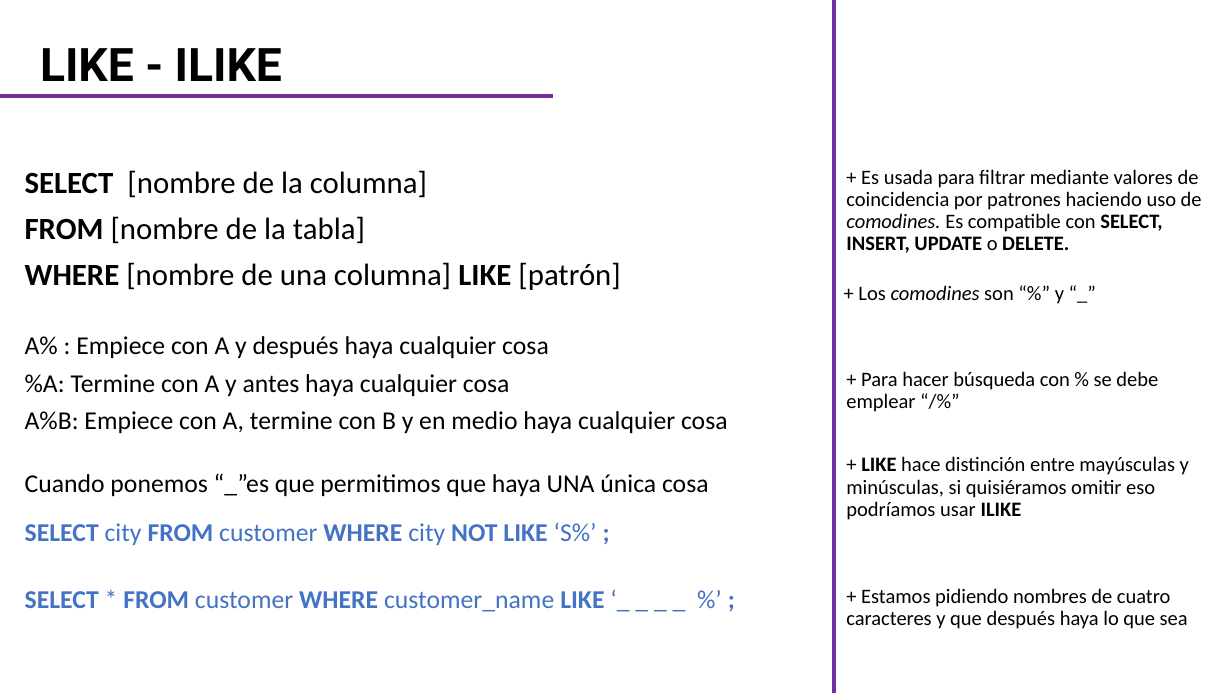
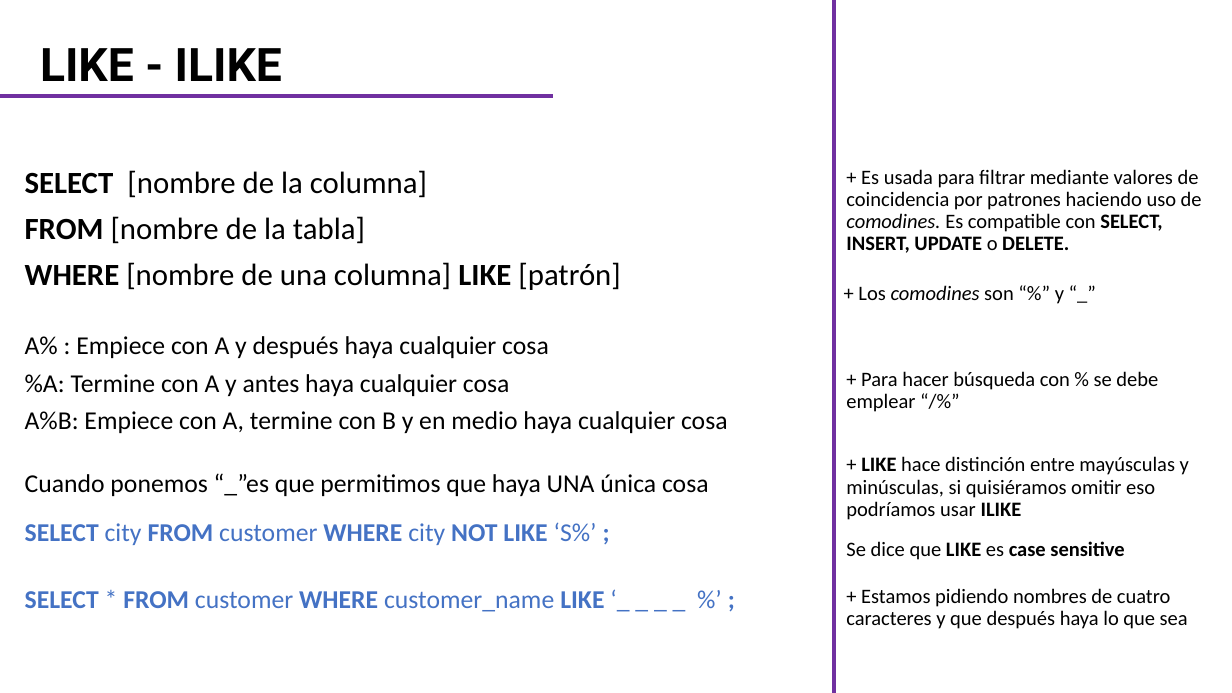
Before and after one commit to CarlosCamposs/Curso-AABD_SQL, a slide deck: slide 17 of Curso AABD-SQL (Notas).pptx. Drawn at 1232x693 pixels with LibreOffice and Linux fonts; fonts in the diff are those of the drawing. Boxes give left, top, right and bottom in pixels: in the first picture for what was removed or moved away, otherwise in the second. Text is boxed around its words. In the diff, an @@ line names an element or a change of style, - is before the commit and + after.

```diff
--- a/Curso AABD-SQL (Notas).pptx
+++ b/Curso AABD-SQL (Notas).pptx
@@ text added at (846, 541, 1124, 560), 16 pt, text #000000, bold @@
+Se dice que LIKE es case sensitive
```
Also in this commit, not shown: 3 other slides changed.
